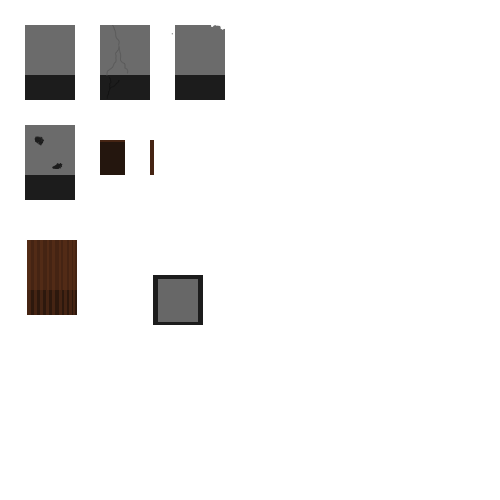
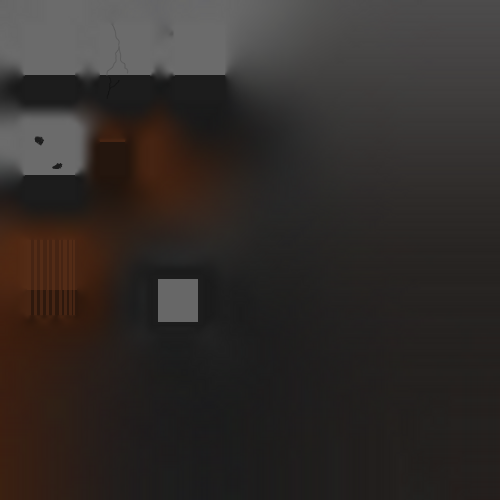
Revision of a layered (500, 500) image; what changed, layer by layer:
painted on "Rectangle 29" over [0, 0, 500, 500]
removed layer "Layer 2" over [211, 25, 225, 30]
removed layer "Layer 1" over [150, 25, 173, 100]
removed layer "Rectangle 25" over [25, 25, 203, 325]
removed layer "Background" over [0, 0, 500, 500]
